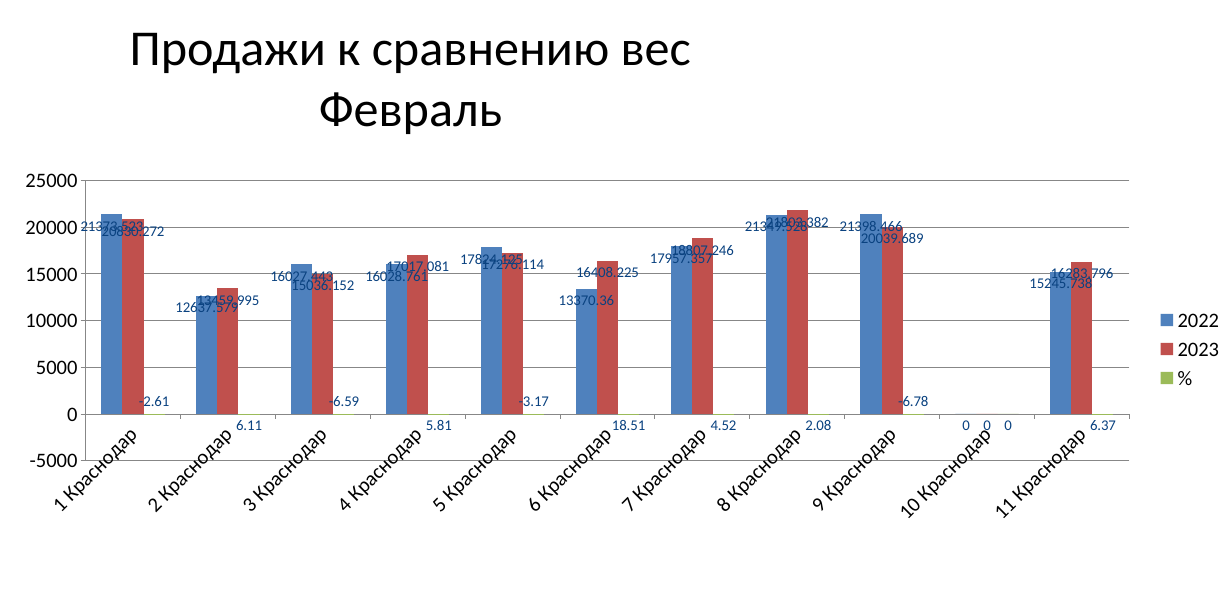
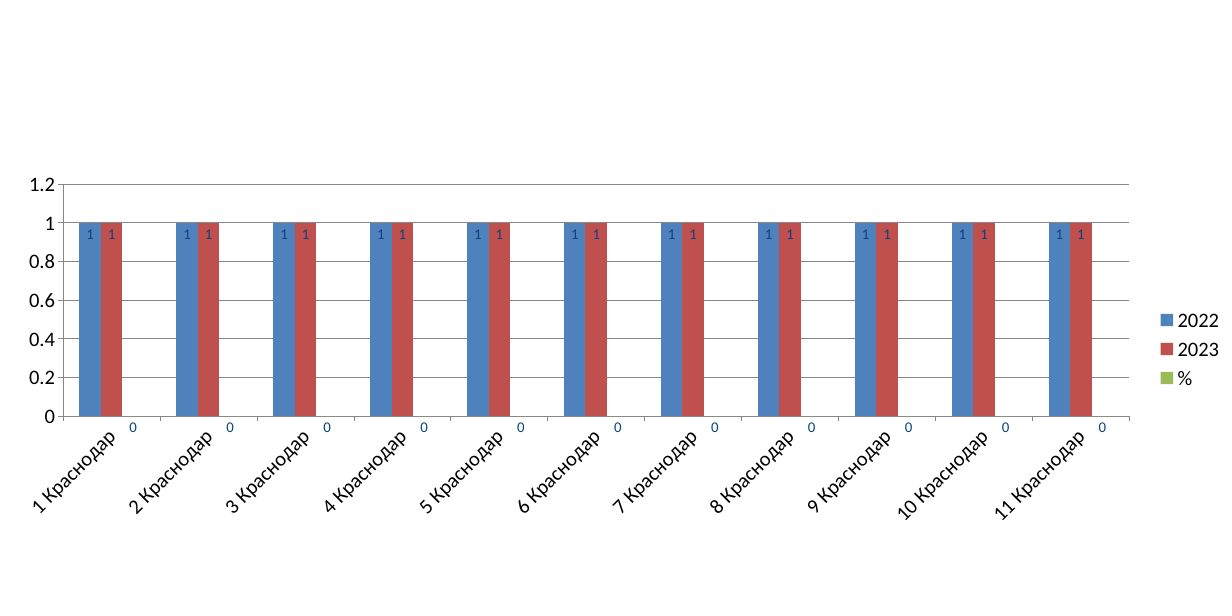
Before and after one commit to ArtemInkov/Analiz_LFL_Power_Point, a slide deck: slide 3 of chart-01.pptx (slide 6 before the commit). Drawn at 1232x616 pixels with LibreOffice and Linux fonts; fonts in the diff are those of the drawing. Boxes give left, top, right and bottom in pixels: in the first picture for what was removed or moved away, otherwise in the second. Text is boxed around its words. In the diff, an @@ line names an element or a change of style, - is before the commit and + after.

```diff
--- a/chart-01.pptx
+++ b/chart-01.pptx
@@ title removed at (130,32,691,134) @@
-Продажи к сравнению вес
-Февраль
@@ column chart at (1,164,1232,534) @@
-2022: 21373.523, 12637.579, 16027.443, 16028.761, 17824.125, 13370.36, 17957.357, 21349.528, 21398.466, 0, 15245.738
+2022: 1, 1, 1, 1, 1, 1, 1, 1, 1, 1, 1
-2023: 20830.272, 13459.995, 15036.152, 17017.081, 17276.114, 16408.225, 18807.246, 21803.382, 20039.689, 0, 16283.796
+2023: 1, 1, 1, 1, 1, 1, 1, 1, 1, 1, 1
-%: -2.61, 6.11, -6.59, 5.81, -3.17, 18.51, 4.52, 2.08, -6.78, 0, 6.37
+%: 0, 0, 0, 0, 0, 0, 0, 0, 0, 0, 0
```
Also in this commit, not shown: 1 other slide changed, 1 slide added, 20 slides removed, 2 other files.
